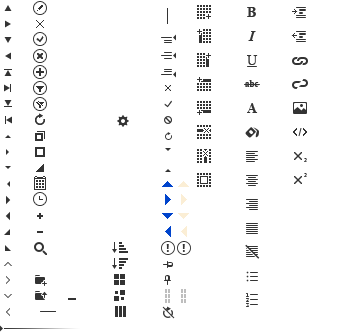
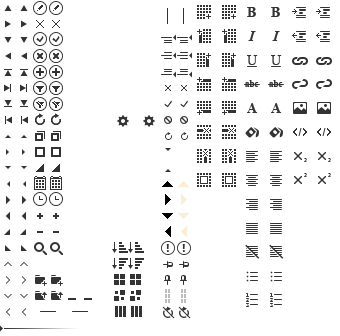
Before/after of a 340×336 layered artwork. What changed in the layer stack:
pixels changed over [20, 1, 332, 319] (layer not identified)
